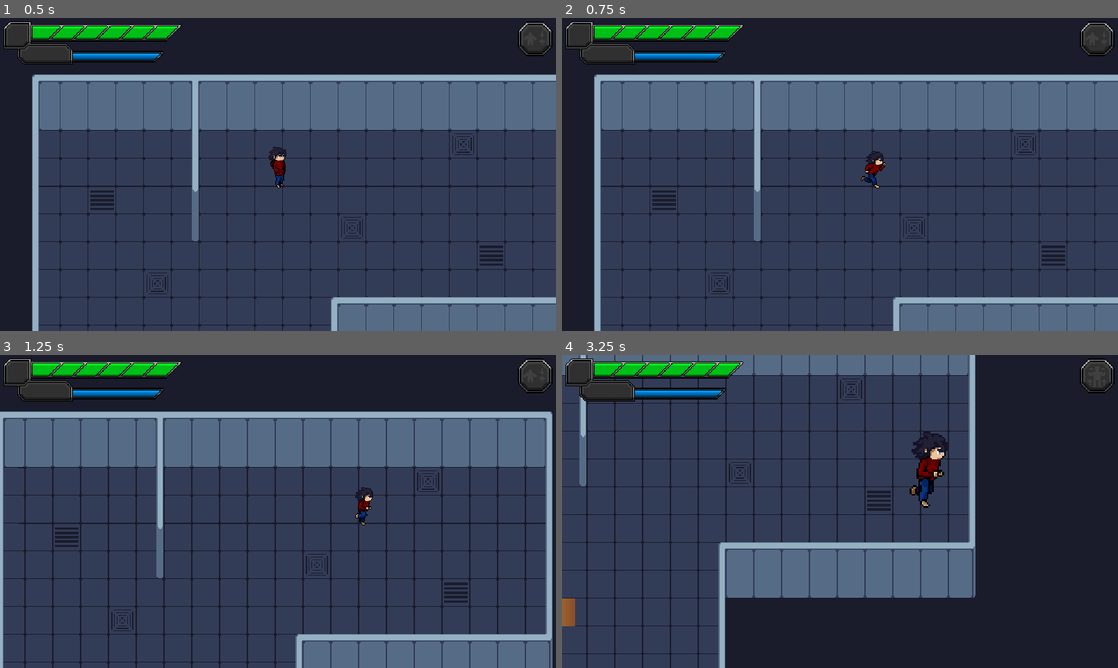
Above: before the commit, frames 1-4 (two rows, left to right).
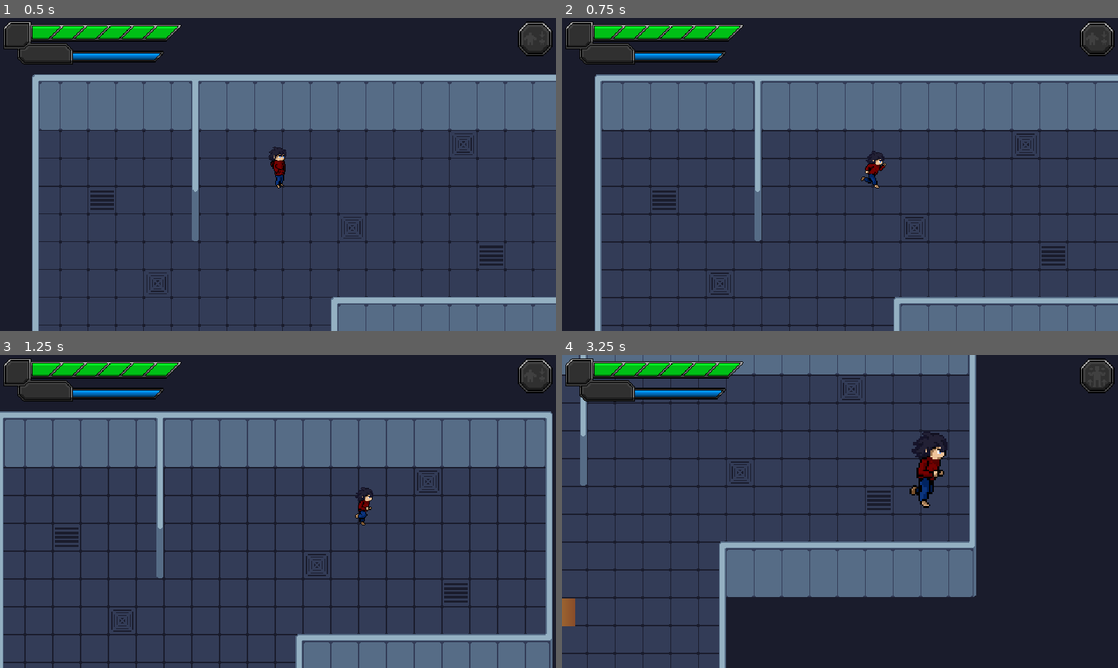
Above: after the commit, the same moments.

Repository: DarrylBD99/Game-Off-2023
Game: Godot game, scene res://Scenes/Levels/LevelTest.tscn
Two runs of this game, one before a commit and one after it. Both use one fixed random seed, a clock stepped at 60 frames per second and the inputs below.
Inputs (mouse positions are in pixels of both pictures, inside the frame that each line leads up to):
- Up to frame 1 (0.5 s): no input
- Up to frame 2 (0.75 s): tap Enter at 0.5 s; move the mouse to (962, 158) at 0.52 s; press the mouse at (962, 158) at 0.53 s; hold D (player_right) from 0.53 s (still down)
- Up to frame 3 (1.25 s): keep holding D (player_right)
- Up to frame 4 (3.25 s): move the mouse to (728, 527) at 1.27 s; release D (player_right) at 1.28 s; release the mouse at (728, 527) at 1.28 s; hold S (player_down) 1.28-2.03 s; tap Q (player_ability) at 1.35 s; click (728, 527) at 1.55 s; move the mouse to (895, 442) at 2.02 s; press the mouse at (895, 442) at 2.03 s; hold D (player_right) 2.03-2.78 s; move the mouse to (812, 574) at 2.77 s; release the mouse at (812, 574) at 2.78 s; hold W (player_up) from 2.78 s (still down); tap Mouse wheel down (weapon_down) at 2.85 s; click (812, 574) at 3.05 s

Frame 1 is identical in both runs. In frame 2, 5.6% of the frame differs, in the area x 5-100%, y 18-100%; in frame 3, 1.9%; in frame 4, 3.4%.

Commit message:
defined weapons and redid fire rate

Diff:
--- a/Scenes/Objects/Entity/player.tscn
+++ b/Scenes/Objects/Entity/player.tscn
@@ -22,6 +22,22 @@
 [sub_resource type="RectangleShape2D" id="RectangleShape2D_miyjb"]
 size = Vector2(18, 30)
 
+[sub_resource type="Animation" id="Animation_11f5v"]
+resource_name = "DASH"
+length = 0.1
+tracks/0/type = "value"
+tracks/0/imported = false
+tracks/0/enabled = true
+tracks/0/path = NodePath("Sprite2D:frame")
+tracks/0/interp = 1
+tracks/0/loop_wrap = true
+tracks/0/keys = {
+"times": PackedFloat32Array(0),
+"transitions": PackedFloat32Array(1),
+"update": 1,
+"values": [12]
+}
+
 [sub_resource type="Animation" id="Animation_vw44p"]
 resource_name = "IDLE"
 length = 0.1
@@ -71,22 +87,6 @@
 "values": [0]
 }
 
-[sub_resource type="Animation" id="Animation_11f5v"]
-resource_name = "DASH"
-length = 0.1
-tracks/0/type = "value"
-tracks/0/imported = false
-tracks/0/enabled = true
-tracks/0/path = NodePath("Sprite2D:frame")
-tracks/0/interp = 1
-tracks/0/loop_wrap = true
-tracks/0/keys = {
-"times": PackedFloat32Array(0),
-"transitions": PackedFloat32Array(1),
-"update": 1,
-"values": [12]
-}
-
 [sub_resource type="AnimationLibrary" id="AnimationLibrary_kvl2y"]
 _data = {
 "DASH": SubResource("Animation_11f5v"),
--- a/Scripts/Entity/NPC/Turret/States/ATTACK.gd
+++ b/Scripts/Entity/NPC/Turret/States/ATTACK.gd
@@ -2,7 +2,9 @@
 
 @export var target_range : float
 @export var idle : State
+@export var fire_rate : float = 0.5
 
+var can_fire : bool = true
 var range_bool : bool
 var block_bool : bool
 
@@ -36,8 +38,13 @@
 
 	entity.barrel.rotation = lerp_angle(entity.barrel.rotation, rotate_to, delta * 10)
 
-	if entity.can_fire:
+	if can_fire:
 		entity.shoot_bullet(entity.bullet_scene, entity.barrel_end.global_position, entity.target.global_position)
+
+		#stop rapid fire
+		can_fire = false
+		await get_tree().create_timer(fire_rate).timeout
+		can_fire = true
 
 		audio_stream_player.play()
 
--- a/Scripts/Entity/Player/Player.gd
+++ b/Scripts/Entity/Player/Player.gd
@@ -5,10 +5,7 @@
 @export var AimRayCast : RayCast2D
 @export var energy : Energy
 
-var bullet_scene : PackedScene
 var dash_bool : bool = false
-
-var attack_1_sfx : AudioStreamPlayer
 
 var inventory : Array[Weapon]
 var inventory_slot : int = 0
@@ -43,19 +40,15 @@
 	return ability_list[ability_select]
 
 func _ready():
+	GameManager.player = self
+
 	# unlock all abilities
 	add_ability(EmSmallen.new())
 	add_ability(Maximize.new())
 	add_ability(Minimize.new())
 	add_ability(Dash_ability.new())
 
-	bullet_scene = preload("res://Scenes/Objects/bullet.tscn")
-	GameManager.player = self
-
-	attack_1_sfx = AudioStreamPlayer.new()
-	attack_1_sfx.set_stream(GameManager.attack_1_audio)
-	attack_1_sfx.set_bus("SFX")
-	add_child(attack_1_sfx)
+	add_weapon(Shotgun.new())
 
 	super._ready()
 
@@ -64,12 +57,6 @@
 
 	super._physics_process(delta)
 
-func _input(event : InputEvent):
-	if event.is_action_released("player_attack"):
-		can_fire = true
-
-	super._input(event)
-
 func _notification(what):
 	if what == NOTIFICATION_PREDELETE:
 		GameManager.player = null
--- a/Scripts/Entity/Player/States/ATTACK.gd
+++ b/Scripts/Entity/Player/States/ATTACK.gd
@@ -3,16 +3,29 @@
 @export var ability : State
 @export var base : State
 
+var weapon : Weapon
+var can_attack : bool = true
+var weapon_rate : Timer
+
 func physics_process(_delta : float) -> State:
+	weapon = entity.get_current_weapon()
+
+	weapon_rate.wait_time = weapon.rate
+
 	if GameManager.ability_bool:
 		return ability
+
+	if can_attack:
+		weapon_rate.stop()
+	elif weapon_rate.is_stopped():
+		weapon_rate.start()
 
 	if not entity.get_current_weapon():
 		return base
 
-	if Input.is_action_pressed("player_attack") and entity.can_fire:
-		entity.shoot_bullet(entity.bullet_scene, entity.global_position, entity.get_global_mouse_position(), 1)
-		entity.attack_1_sfx.play()
+	if Input.is_action_pressed("player_attack") and can_attack:
+		weapon.on_hold()
+		can_attack = false
 
 	return null
 
@@ -20,4 +33,23 @@
 	if event.is_action_pressed("player_ability"):
 		GameManager.set_ability_bool(true)
 
+	if event.is_action_pressed("player_attack"):
+		weapon.on_press()
+
+	if event.is_action_released("player_attack"):
+		can_attack = true
+		weapon.on_release()
+
 	return null
+
+func on_timer_timeout():
+	can_attack = true
+
+func start():
+	GameManager.set_crosshair()
+
+func state_ready():
+	weapon_rate = Timer.new()
+	weapon_rate.one_shot = true
+	weapon_rate.timeout.connect(on_timer_timeout)
+	entity.add_child(weapon_rate)
--- a/Scripts/Entity/entity.gd
+++ b/Scripts/Entity/entity.gd
@@ -2,7 +2,6 @@
 class_name Entity
 
 @export var speed : float = 100.0
-@export var fire_rate : float = 0.2
 
 @export var state_manager : StateManager
 @export var action_state_manager : StateManager
@@ -17,7 +16,6 @@
 
 @onready var sprite : Sprite2D = $Sprite2D
 
-var can_fire : bool = true
 var normal_size : State
 var size_bool : bool = false
 var flash_timer : Timer
@@ -82,21 +80,15 @@
 		size_state_manager.input(event)
 
 func shoot_bullet(bullet_scene : PackedScene, pos_origin : Vector2, pos_end : Vector2, shake : float = 0):
-	if can_fire:
-		GameManager.camera.shake(shake)
+	GameManager.camera.shake(shake)
 
-		var bullet : StaticBody2D = bullet_scene.instantiate()
-		bullet.global_position = pos_origin
-		bullet.look_at(pos_end)
-		bullet.move_pos = global_position.direction_to(pos_end)
-		bullet.entity_origin = self
+	var bullet : StaticBody2D = bullet_scene.instantiate()
+	bullet.global_position = pos_origin
+	bullet.look_at(pos_end)
+	bullet.move_pos = global_position.direction_to(pos_end)
+	bullet.entity_origin = self
 
-		add_sibling(bullet)
-
-		#stop rapid fire
-		can_fire = false
-		await get_tree().create_timer(fire_rate).timeout
-		can_fire = true
+	add_sibling(bullet)
 
 
 func set_ghost_sprite(ghost : Sprite2D) -> Sprite2D:
--- a/Scripts/GUI/HUD/AbilityIcon.gd
+++ b/Scripts/GUI/HUD/AbilityIcon.gd
@@ -4,5 +4,6 @@
 	if GameManager.player:
 		var ability : Ability = GameManager.player.get_current_ability()
 
-		if GameManager.ability_bool: texture = ability.UI_sel
-		else: texture = ability.UI_desel
+		if ability:
+			if GameManager.ability_bool: texture = ability.UI_sel
+			else: texture = ability.UI_desel
--- /dev/null
+++ b/Scripts/Weapon/Shotgun.gd
@@ -0,0 +1,22 @@
+extends Weapon
+
+class_name Shotgun
+
+var bullet_scene = preload("res://Scenes/Objects/bullet.tscn")
+
+var attack_1_sfx : AudioStreamPlayer
+
+func _init():
+	attack_1_sfx = AudioStreamPlayer.new()
+	attack_1_sfx.set_stream(GameManager.attack_1_audio)
+	attack_1_sfx.set_bus("SFX")
+
+	rate = 1.0
+
+	GameManager.player.add_child(attack_1_sfx)
+
+func on_hold():
+	var player : Player = GameManager.player
+
+	player.shoot_bullet(bullet_scene, player.global_position, player.get_global_mouse_position(), 1)
+	attack_1_sfx.play()
--- /dev/null
+++ b/Scripts/Weapon/Sword.gd
@@ -0,0 +1 @@
+extends Weapon
--- a/Scripts/Weapon/Weapon.gd
+++ b/Scripts/Weapon/Weapon.gd
@@ -1,5 +1,12 @@
 extends Node
 class_name Weapon
+
+var rate : float
+var sprite : Sprite2D
+var icon : CompressedTexture2D
+
+func _init():
+	pass
 
 func on_press():
 	pass
